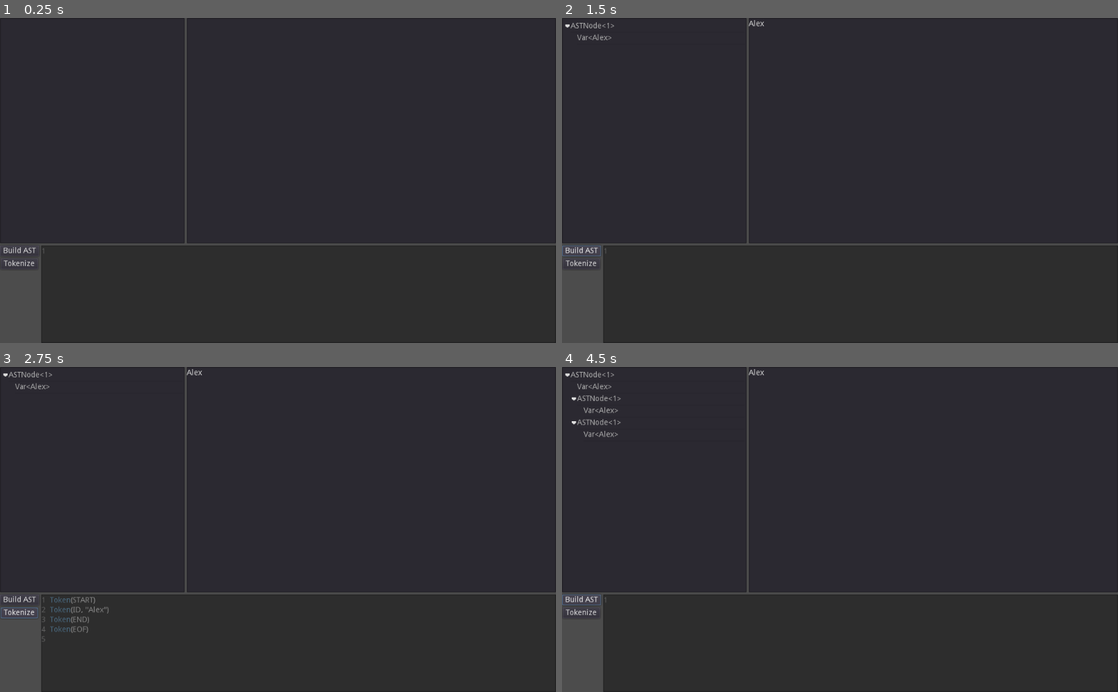
Above: before the commit, frames 1-4 (two rows, left to right).
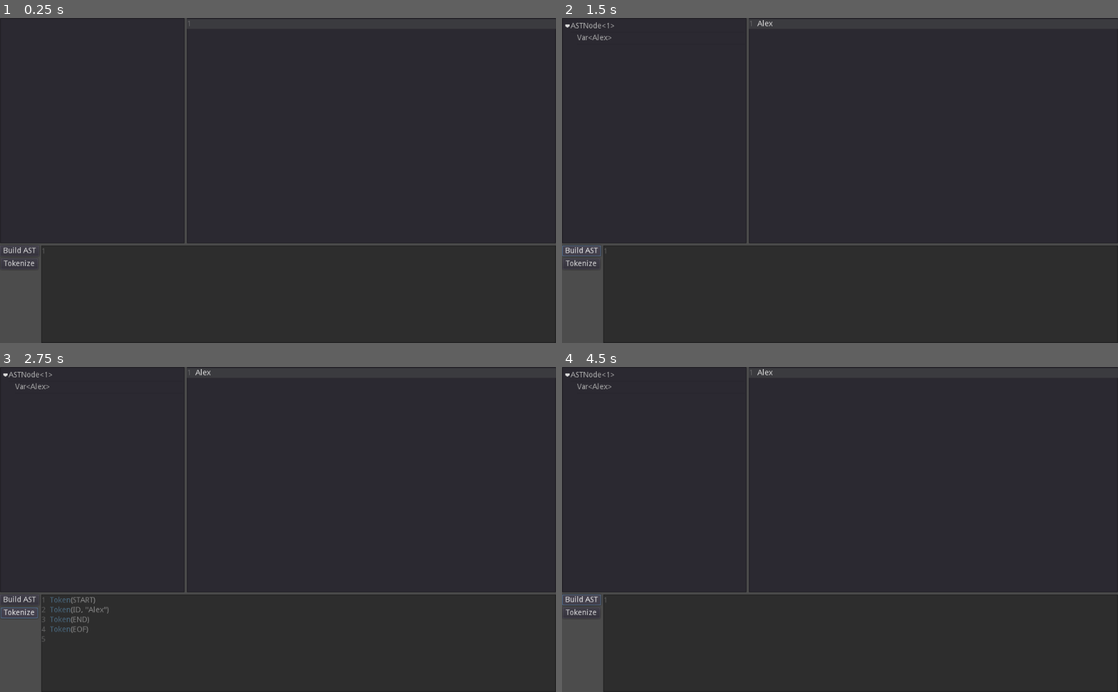
Above: after the commit, the same moments.

Repository: cmd410/Rena
Game: Godot game, scene res://debug_tools/Lab.tscn
Two runs of this game, one before a commit and one after it. Both use one fixed random seed, a clock stepped at 60 frames per second and the inputs below. The project has no main scene, so this scene is started directly.
Inputs (mouse positions are in pixels of both pictures, inside the frame that each line leads up to):
- Up to frame 1 (0.25 s): no input
- Up to frame 2 (1.5 s): click (934, 131) at 0.52 s; type "Alex" at 0.6 s; click "Build AST" at 1.25 s
- Up to frame 3 (2.75 s): click "Tokenize" at 2 s
- Up to frame 4 (4.5 s): click "Build AST" at 2.75 s; click "Tokenize" at 3.5 s; click "Build AST" at 4.25 s

The runs differ from the first frame. In frame 1, less than 0.1% of the frame differs, in the area x 33-100%, y 0-4%; in frame 2, less than 0.1%; in frame 3, less than 0.1%; in frame 4, 0.3%, in the area x 1-100%, y 0-22%.

Commit message:
minor lab improvements

Diff:
--- a/debug_tools/Lab.gd
+++ b/debug_tools/Lab.gd
@@ -48,4 +48,5 @@
         return
 
     var ast_root = result.value
+    tree.clear()
     populate_tree(null, ast_root)
--- a/debug_tools/Lab.tscn
+++ b/debug_tools/Lab.tscn
@@ -35,6 +35,12 @@
 margin_right = 1024.0
 margin_bottom = 416.0
 size_flags_horizontal = 3
+highlight_current_line = true
+syntax_highlighting = true
+show_line_numbers = true
+draw_tabs = true
+draw_spaces = true
+highlight_all_occurrences = true
 
 [node name="HBoxContainer2" type="HBoxContainer" parent="VBoxContainer"]
 margin_top = 420.0
